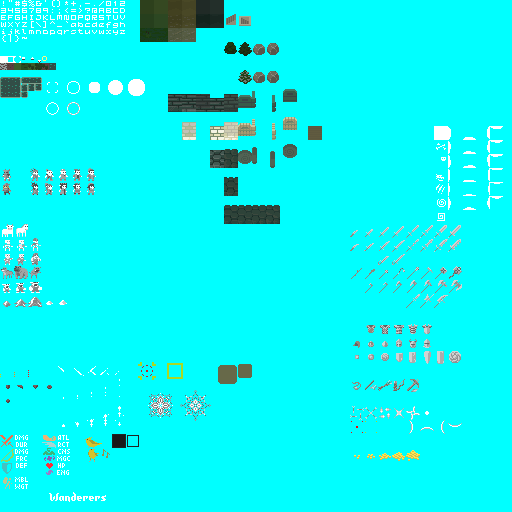
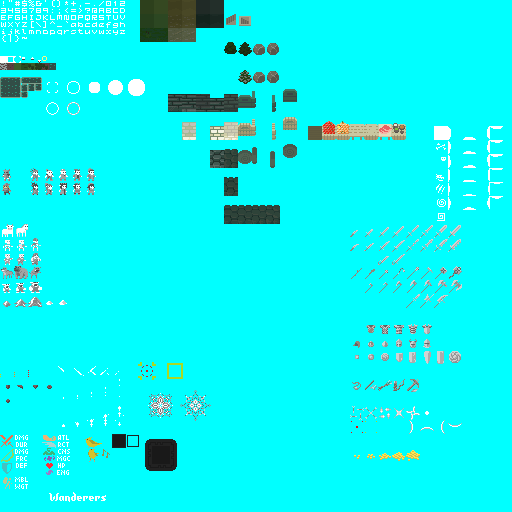
Layer changes from the first 512x512 image to the second:
painted on "Main" over [left=145, top=121, right=406, bottom=471]
